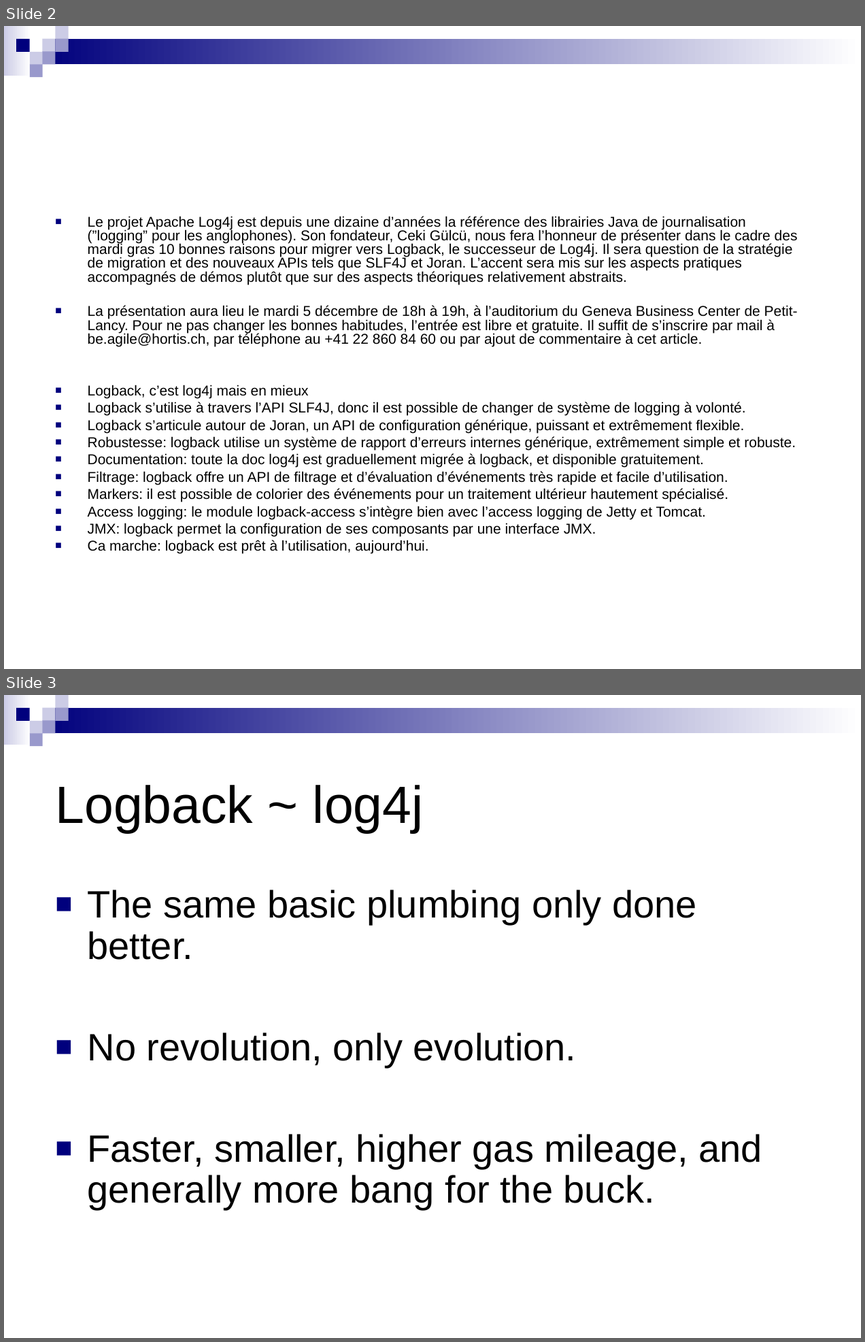
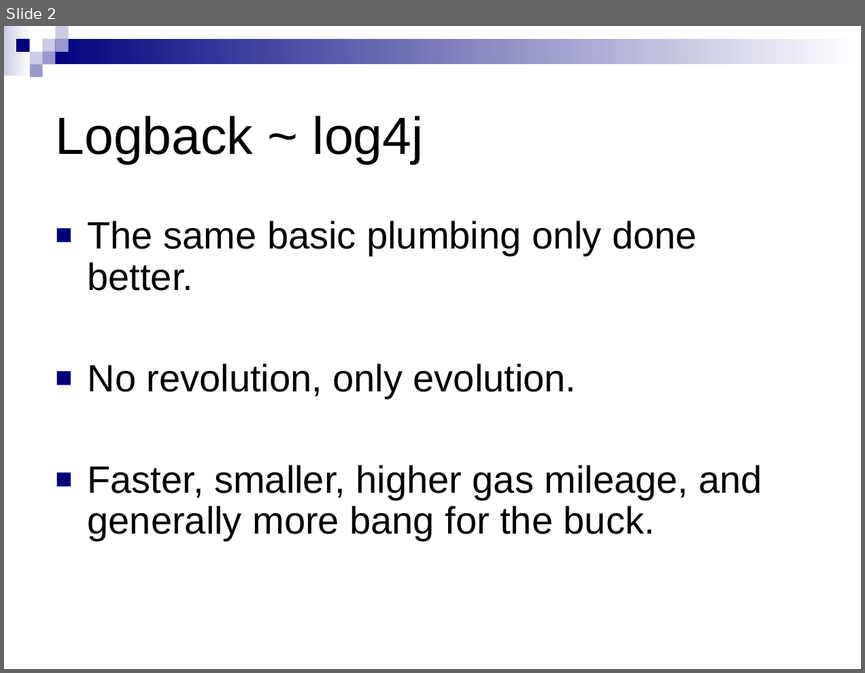
Before and after one commit to qos-ch/logback, a slide deck: logback-site/src/site/resources/10reasons.ppt. Shown one above the other, each under a label of ours: slides 2 and 3 before the commit, slide 2 after it. The pictures are 865x1342 and 865x673 pixels, drawn with LibreOffice and Linux fonts; fonts in the diff are those of the drawing; background and template pictures are left out. Boxes give left, top, right and bottom in pixels: in the first picture for what was removed or moved away, otherwise in the second. Text is boxed around its words. In the diff, an @@ line names an element or a change of style, - is before the commit and + after.

```diff
--- a/logback-site/src/site/resources/10reasons.ppt
+++ b/logback-site/src/site/resources/10reasons.ppt
@@ slide 2 removed at (4, 26, 861, 669), background #FFFFFF; not listed: 9 template elements that a slide beside it also shows @@
@@ text removed at (88, 216, 798, 554) @@
-■ Le projet Apache Log4j est depuis une dizaine d’années la référence des librairies Java de journalisation (”logging” pour les anglophones). Son fondateur, Ceki Gülcü, nous fera l’honneur de présenter dans le cadre des mardi gras 10 bonnes raisons pour migrer vers Logback, le successeur de Log4j. Il sera question de la stratégie de migration et des nouveaux APIs tels que SLF4J et Joran. L’accent sera mis sur les aspects pratiques accompagnés de démos plutôt que sur des aspects théoriques relativement abstraits.
-■ La présentation aura lieu le mardi 5 décembre de 18h à 19h, à l’auditorium du Geneva Business Center de Petit-Lancy. Pour ne pas changer les bonnes habitudes, l’entrée est libre et gratuite. Il suffit de s’inscrire par mail à be.agile@hortis.ch, par téléphone au +41 22 860 84 60 ou par ajout de commentaire à cet article.
-■ Logback, c’est log4j mais en mieux
-■ Logback s’utilise à travers l’API SLF4J, donc il est possible de changer de système de logging à volonté.
-■ Logback s’articule autour de Joran, un API de configuration générique, puissant et extrêmement flexible.
-■ Robustesse: logback utilise un système de rapport d’erreurs internes générique, extrêmement simple et robuste.
-■ Documentation: toute la doc log4j est graduellement migrée à logback, et disponible gratuitement.
-■ Filtrage: logback offre un API de filtrage et d’évaluation d’événements très rapide et facile d’utilisation.
-■ Markers: il est possible de colorier des événements pour un traitement ultérieur hautement spécialisé.
-■ Access logging: le module logback-access s’intègre bien avec l’access logging de Jetty et Tomcat.
-■ JMX: logback permet la configuration de ses composants par une interface JMX.
-■ Ca marche: logback est prêt à l’utilisation, aujourd’hui.
@@ what was slide 3 is now slide 2 @@
```
Also in this commit, not shown: 13 slides changed, 4 slides added, 2 other files.
